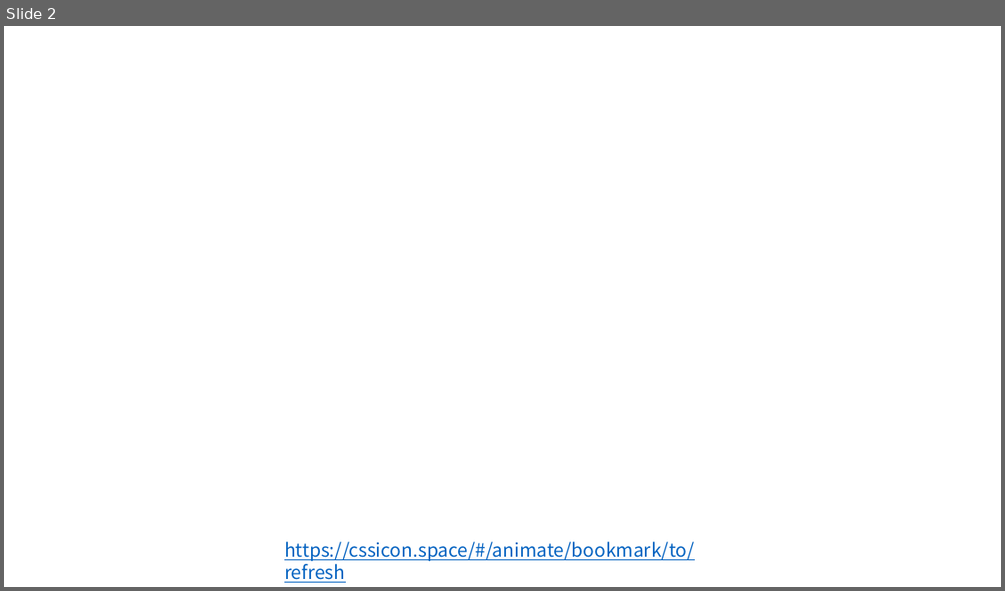
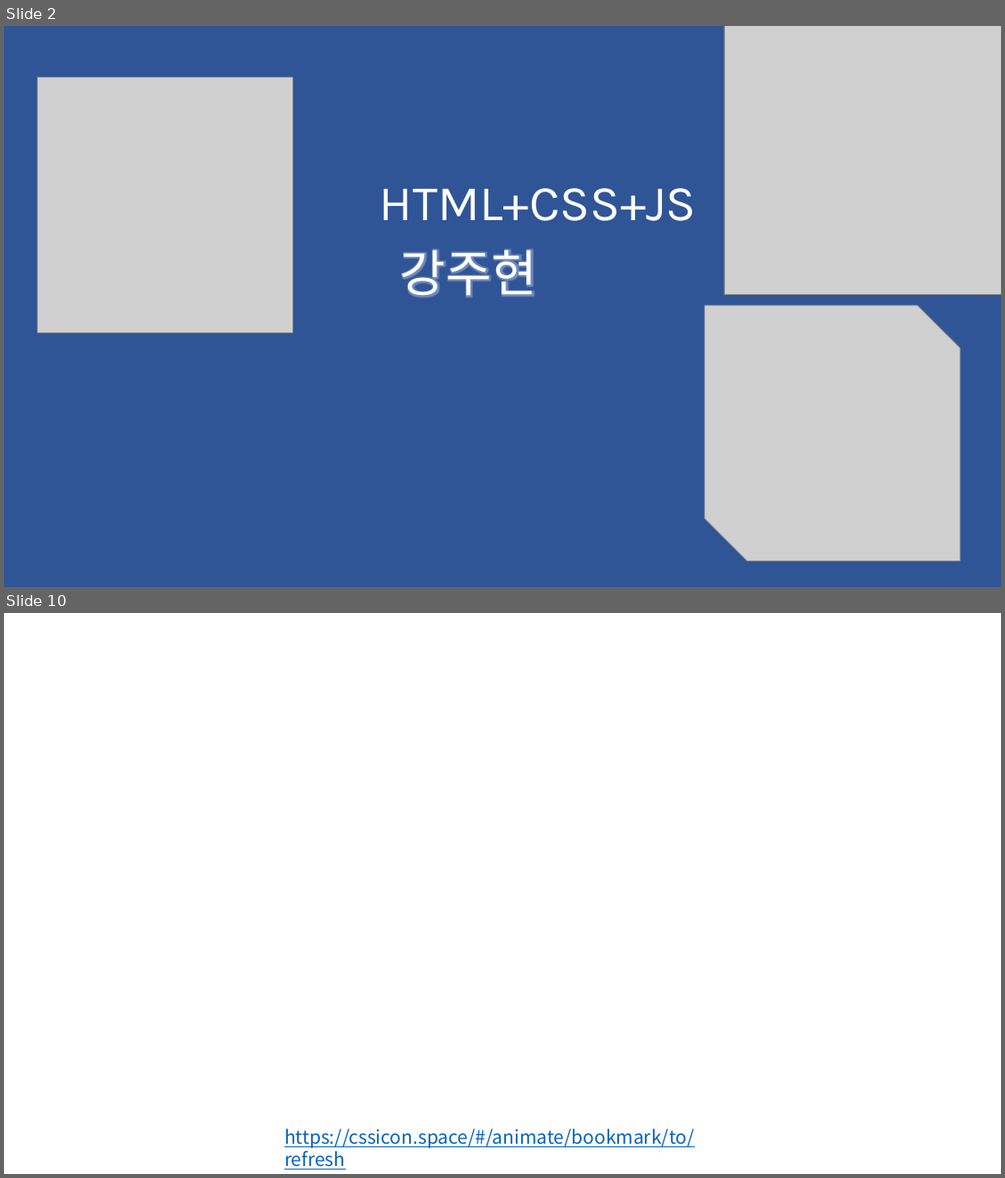
Before and after one commit to jjub0217/ediya3, a slide deck: 윤유비_발표자료.pptx. Shown one above the other, each under a label of ours: slide 2 before the commit, slides 2 and 10 after it; the slides between them are not shown. The pictures are 1005x591 and 1005x1178 pixels, drawn with LibreOffice and Linux fonts; fonts in the diff are those of the drawing; grey boxes stand for pictures; background and template pictures are left out. Boxes give left, top, right and bottom in pixels: in the first picture for what was removed or moved away, otherwise in the second. Text is boxed around its words. In the diff, an @@ line names an element or a change of style, - is before the commit and + after.

```diff
--- a/윤유비_발표자료.pptx
+++ b/윤유비_발표자료.pptx
@@ slide 2 added at (4, 26, 1001, 587), background #FFFFFF @@
@@ rectangle added at (4, 26, 1001, 587), fill #2F5597 @@
@@ picture added at (724, 26, 1001, 295) @@
@@ picture added at (37, 77, 292, 332) @@
@@ text added at (380, 188, 696, 221), 48 pt, text #FFFFFF @@
+HTML+CSS+JS
@@ text added at (400, 249, 537, 297), 48 pt, text #FFFFFF @@
+강주현
@@ picture added at (704, 305, 961, 562) @@
@@ what was slide 2 is now slide 10 @@
```
Also in this commit, not shown: 1 slide changed, 7 other slides added, 1 other file.
